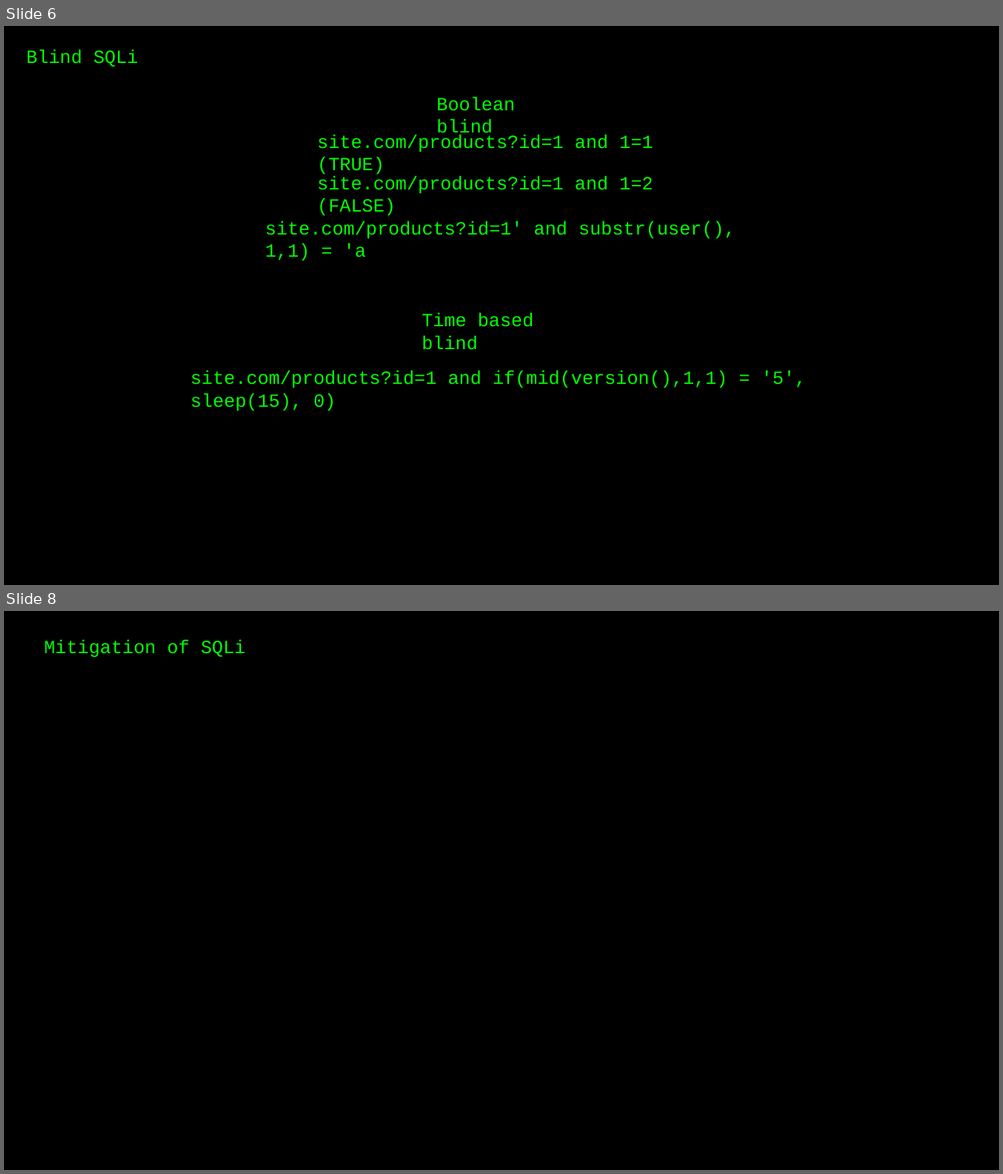
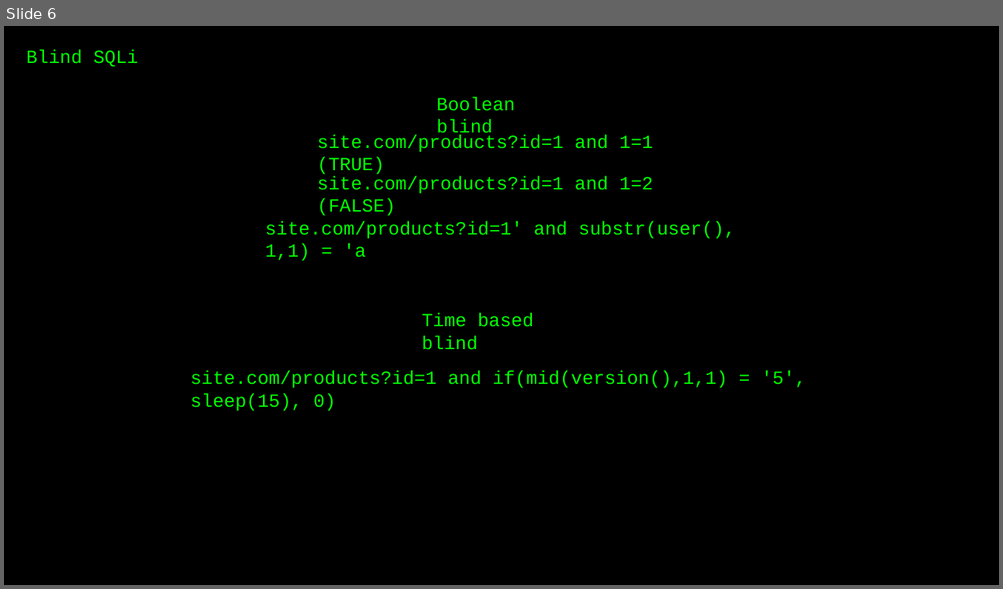
Before and after one commit to vortexau/sectalkscbr-sqli, a slide deck: slides/SQLi-Preso.pptx. Shown one above the other, each under a label of ours: slides 6 and 8 before the commit, slide 6 after it; the slides between them are not shown. The pictures are 1003x1174 and 1003x589 pixels, drawn with LibreOffice and Linux fonts; fonts in the diff are those of the drawing. Boxes give left, top, right and bottom in pixels: in the first picture for what was removed or moved away, otherwise in the second. Text is boxed around its words. In the diff, an @@ line names an element or a change of style, - is before the commit and + after.

```diff
--- a/slides/SQLi-Preso.pptx
+++ b/slides/SQLi-Preso.pptx
@@ slide 8 removed at <box>4,611,999,1170</box>, background #000000 @@
@@ text removed at <box>44,639,246,658</box> @@
-Mitigation of SQLi
```
Also in this commit, not shown: 1 slide changed, 1 slide added.
